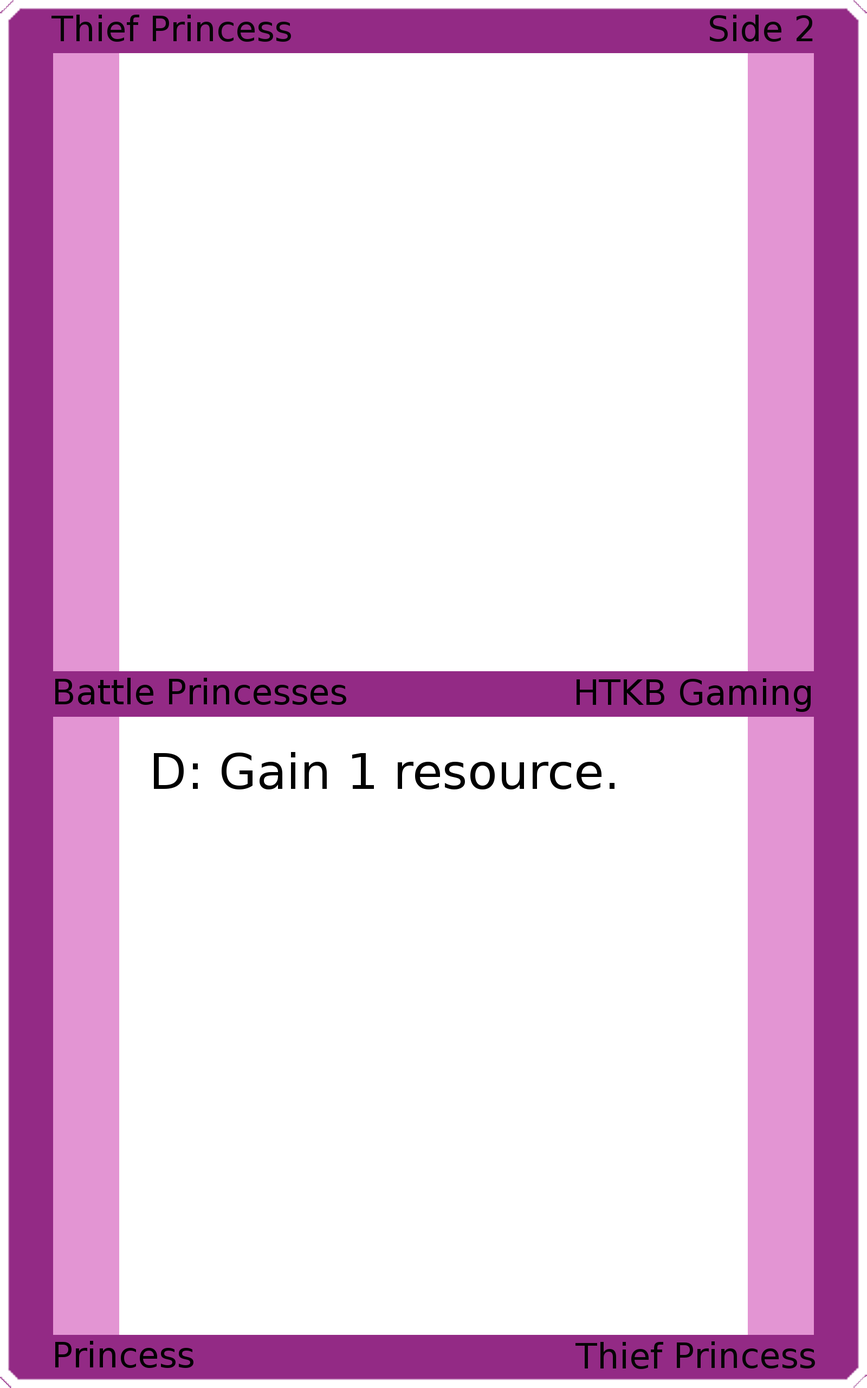
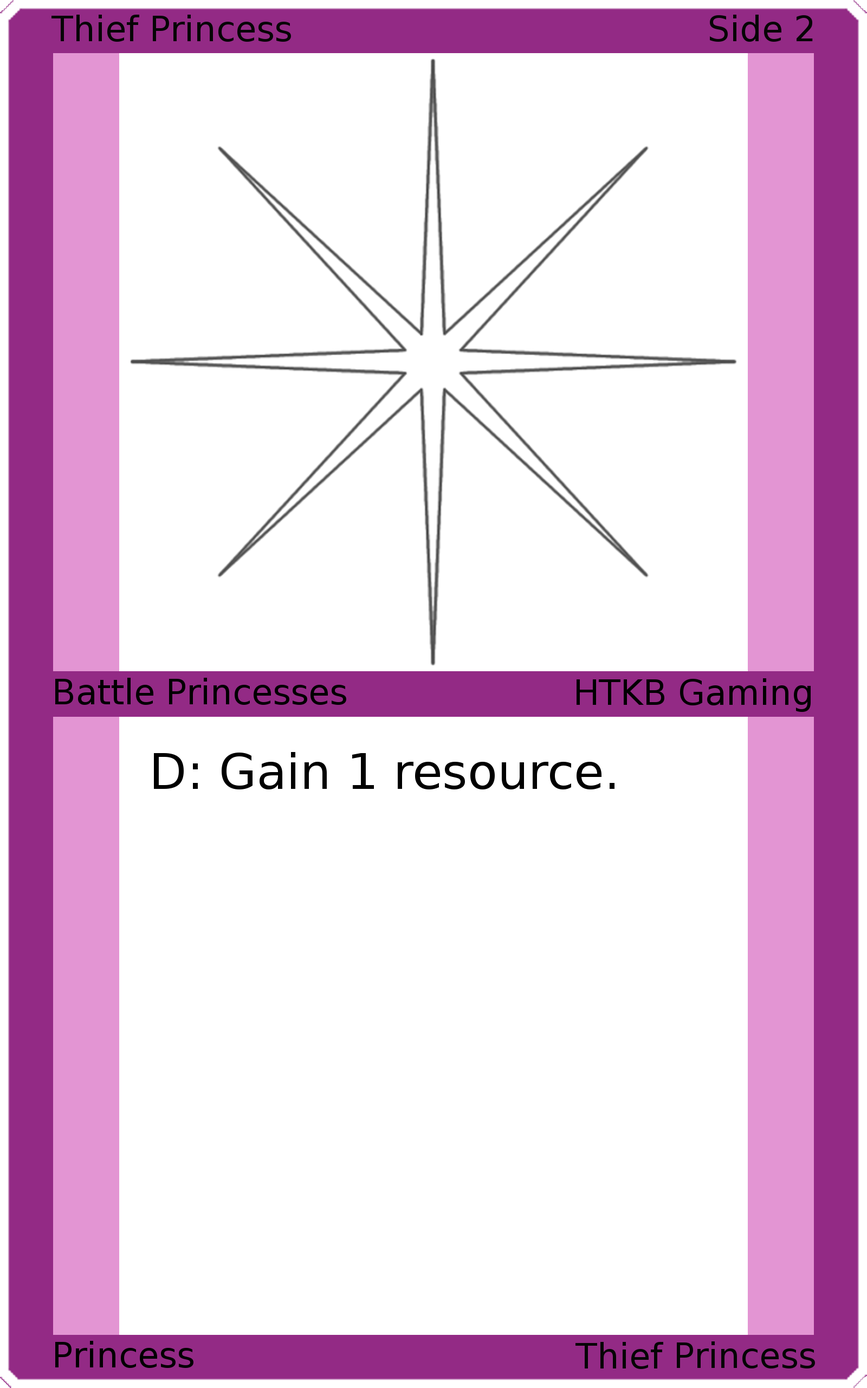
Before/after of a 867 x 1388 layered artwork. What changed in the layer stack:
added layer "Art" above "Top Background" over 129, 57, 738, 666
